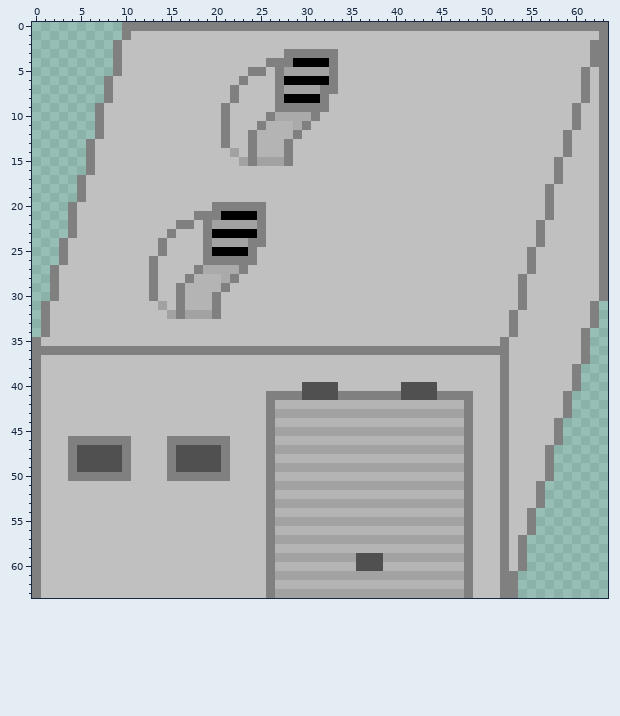
A pixel-art sprite gets an edit: res/build/sklad.png. Above: the version before the commit.
The file is 64x64 pixels. Colours within 5 levels of each other are drawn and written as one.
And afterwards:
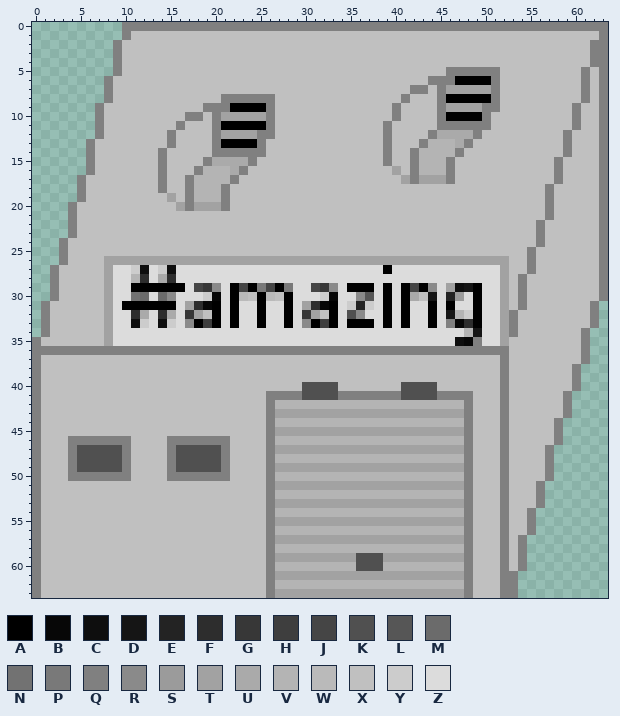
Palette (. is transparent): A #000000  B #070707  C #0e0e0e  D #151515  E #232323  F #2d2d2d  G #373737  H #3e3e3e  J #454545  K #505050  L #565656  M #6b6b6b  N #727272  P #797979  Q #808080  R #8a8a8a  S #9b9b9b  T #a2a2a2  U #aaaaaa  V #b4b4b4  W #bababa  X #c0c0c0  Y #cccccc  Z #dcdcdc
The edit:
@@ x 0..63 @@
  2 .........QXXXXXXXXXXXXXXXXXXXXXXXXXXXXXXXXXXXXXXXXXXXXXXXXXXXXQQ
- 3 .........QXXXXXXXXXXXXXXXXXXQQQQQQXXXXXXXXXXXXXXXXXXXXXXXXXXXXQQ
- 4 .........QXXXXXXXXXXXXXXXXQQQAAAAQXXXXXXXXXXXXXXXXXXXXXXXXXXXXQQ
- 5 .........QXXXXXXXXXXXXXXQQXQTTTTTQXXXXXXXXXXXXXXXXXXXXXXXXXXXQXQ
- 6 ........QXXXXXXXXXXXXXXQXXXQAAAAAQXXXXXXXXXXXXXXXXXXXXXXXXXXXQXQ
- 7 ........QXXXXXXXXXXXXXQXXXXQTTTTQQXXXXXXXXXXXXXXXXXXXXXXXXXXXQXQ
- 8 ........QXXXXXXXXXXXXXQXXXXQAAAAQXXXXXXXXXXXXXXXXXXXXXXXXXXXXQXQ
- 9 .......QXXXXXXXXXXXXXQXXXXXQQQQQQXXXXXXXXXXXXXXXXXXXXXXXXXXXQXXQ
-10 .......QXXXXXXXXXXXXXQXXXXQUUUUQXXXXXXXXXXXXXXXXXXXXXXXXXXXXQXXQ
-11 .......QXXXXXXXXXXXXXQXXXQVVVUQXXXXXXXXXXXXXXXXXXXXXXXXXXXXXQXXQ
-12 .......QXXXXXXXXXXXXXQXXQVVVVQXXXXXXXXXXXXXXXXXXXXXXXXXXXXXQXXXQ
-13 ......QXXXXXXXXXXXXXXQXXQVVVQXXXXXXXXXXXXXXXXXXXXXXXXXXXXXXQXXXQ
-14 ......QXXXXXXXXXXXXXXXTXQVVVQXXXXXXXXXXXXXXXXXXXXXXXXXXXXXXQXXXQ
-15 ......QXXXXXXXXXXXXXXXXTQTTTQXXXXXXXXXXXXXXXXXXXXXXXXXXXXXQXXXXQ
-16 ......QXXXXXXXXXXXXXXXXXXXXXXXXXXXXXXXXXXXXXXXXXXXXXXXXXXXQXXXXQ
-17 .....QXXXXXXXXXXXXXXXXXXXXXXXXXXXXXXXXXXXXXXXXXXXXXXXXXXXXQXXXXQ
-18 .....QXXXXXXXXXXXXXXXXXXXXXXXXXXXXXXXXXXXXXXXXXXXXXXXXXXXQXXXXXQ
-19 .....QXXXXXXXXXXXXXXXXXXXXXXXXXXXXXXXXXXXXXXXXXXXXXXXXXXXQXXXXXQ
-20 ....QXXXXXXXXXXXXXXXQQQQQQXXXXXXXXXXXXXXXXXXXXXXXXXXXXXXXQXXXXXQ
-21 ....QXXXXXXXXXXXXXQQQAAAAQXXXXXXXXXXXXXXXXXXXXXXXXXXXXXXXQXXXXXQ
-22 ....QXXXXXXXXXXXQQXQTTTTTQXXXXXXXXXXXXXXXXXXXXXXXXXXXXXXQXXXXXXQ
-23 ....QXXXXXXXXXXQXXXQAAAAAQXXXXXXXXXXXXXXXXXXXXXXXXXXXXXXQXXXXXXQ
-24 ...QXXXXXXXXXXQXXXXQTTTTQQXXXXXXXXXXXXXXXXXXXXXXXXXXXXXXQXXXXXXQ
-25 ...QXXXXXXXXXXQXXXXQAAAAQXXXXXXXXXXXXXXXXXXXXXXXXXXXXXXQXXXXXXXQ
-26 ...QXXXXXXXXXQXXXXXQQQQQQXXXXXXXXXXXXXXXXXXXXXXXXXXXXXXQXXXXXXXQ
-27 ..QXXXXXXXXXXQXXXXQUUUUQXXXXXXXXXXXXXXXXXXXXXXXXXXXXXXXQXXXXXXXQ
-28 ..QXXXXXXXXXXQXXXQVVVUQXXXXXXXXXXXXXXXXXXXXXXXXXXXXXXXQXXXXXXXXQ
-29 ..QXXXXXXXXXXQXXQVVVVQXXXXXXXXXXXXXXXXXXXXXXXXXXXXXXXXQXXXXXXXXQ
-30 ..QXXXXXXXXXXQXXQVVVQXXXXXXXXXXXXXXXXXXXXXXXXXXXXXXXXXQXXXXXXXXQ
-31 .QXXXXXXXXXXXXTXQVVVQXXXXXXXXXXXXXXXXXXXXXXXXXXXXXXXXXQXXXXXXXQ.
-32 .QXXXXXXXXXXXXXTQTTTQXXXXXXXXXXXXXXXXXXXXXXXXXXXXXXXXQXXXXXXXXQ.
-33 .QXXXXXXXXXXXXXXXXXXXXXXXXXXXXXXXXXXXXXXXXXXXXXXXXXXXQXXXXXXXXQ.
-34 .QXXXXXXXXXXXXXXXXXXXXXXXXXXXXXXXXXXXXXXXXXXXXXXXXXXXQXXXXXXXQ..
-35 QXXXXXXXXXXXXXXXXXXXXXXXXXXXXXXXXXXXXXXXXXXXXXXXXXXXQXXXXXXXXQ..
+ 3 .........QXXXXXXXXXXXXXXXXXXXXXXXXXXXXXXXXXXXXXXXXXXXXXXXXXXXXQQ
+ 4 .........QXXXXXXXXXXXXXXXXXXXXXXXXXXXXXXXXXXXXXXXXXXXXXXXXXXXXQQ
+ 5 .........QXXXXXXXXXXXXXXXXXXXXXXXXXXXXXXXXXXXXQQQQQQXXXXXXXXXQXQ
+ 6 ........QXXXXXXXXXXXXXXXXXXXXXXXXXXXXXXXXXXXQQQAAAAQXXXXXXXXXQXQ
+ 7 ........QXXXXXXXXXXXXXXXXXXXXXXXXXXXXXXXXXQQXQTTTTTQXXXXXXXXXQXQ
+ 8 ........QXXXXXXXXXXXXQQQQQQXXXXXXXXXXXXXXQXXXQAAAAAQXXXXXXXXXQXQ
+ 9 .......QXXXXXXXXXXXQQQAAAAQXXXXXXXXXXXXXQXXXXQTTTTQQXXXXXXXXQXXQ
+10 .......QXXXXXXXXXQQXQTTTTTQXXXXXXXXXXXXXQXXXXQAAAAQXXXXXXXXXQXXQ
+11 .......QXXXXXXXXQXXXQAAAAAQXXXXXXXXXXXXQXXXXXQQQQQQXXXXXXXXXQXXQ
+12 .......QXXXXXXXQXXXXQTTTTQQXXXXXXXXXXXXQXXXXQUUUUQXXXXXXXXXQXXXQ
+13 ......QXXXXXXXXQXXXXQAAAAQXXXXXXXXXXXXXQXXXQVVVUQXXXXXXXXXXQXXXQ
+14 ......QXXXXXXXQXXXXXQQQQQQXXXXXXXXXXXXXQXXQVVVVQXXXXXXXXXXXQXXXQ
+15 ......QXXXXXXXQXXXXQUUUUQXXXXXXXXXXXXXXQXXQVVVQXXXXXXXXXXXQXXXXQ
+16 ......QXXXXXXXQXXXQVVVUQXXXXXXXXXXXXXXXXTXQVVVQXXXXXXXXXXXQXXXXQ
+17 .....QXXXXXXXXQXXQVVVVQXXXXXXXXXXXXXXXXXXTQTTTQXXXXXXXXXXXQXXXXQ
+18 .....QXXXXXXXXQXXQVVVQXXXXXXXXXXXXXXXXXXXXXXXXXXXXXXXXXXXQXXXXXQ
+19 .....QXXXXXXXXXTXQVVVQXXXXXXXXXXXXXXXXXXXXXXXXXXXXXXXXXXXQXXXXXQ
+20 ....QXXXXXXXXXXXTQTTTQXXXXXXXXXXXXXXXXXXXXXXXXXXXXXXXXXXXQXXXXXQ
+21 ....QXXXXXXXXXXXXXXXXXXXXXXXXXXXXXXXXXXXXXXXXXXXXXXXXXXXXQXXXXXQ
+22 ....QXXXXXXXXXXXXXXXXXXXXXXXXXXXXXXXXXXXXXXXXXXXXXXXXXXXQXXXXXXQ
+23 ....QXXXXXXXXXXXXXXXXXXXXXXXXXXXXXXXXXXXXXXXXXXXXXXXXXXXQXXXXXXQ
+24 ...QXXXXXXXXXXXXXXXXXXXXXXXXXXXXXXXXXXXXXXXXXXXXXXXXXXXXQXXXXXXQ
+25 ...QXXXXXXXXXXXXXXXXXXXXXXXXXXXXXXXXXXXXXXXXXXXXXXXXXXXQXXXXXXXQ
+26 ...QXXXXTTTTTTTTTTTTTTTTTTTTTTTTTTTTTTTTTTTTTTTTTTTTTXXQXXXXXXXQ
+27 ..QXXXXXTZZYCZYCZZZZZZZZZZZZZZZZZZZZZZZAZZZZZZZZZZZZTXXQXXXXXXXQ
+28 ..QXXXXXTZZVFZUFZZZZZZZZZZZZZZZZZZZZZZZZZZZZZZZZZZZZTXQXXXXXXXXQ
+29 ..QXXXXXTZZAAAAAAZJGRZAJAPJAPZZJGRZAAAZAZAJARZTCDAZZTXQXXXXXXXXQ
+30 ..QXXXXXTZZNMZMRZZZYBZAWXAWXAZZZYBZZRLZAZAUXDZESZAZZTXQXXXXXXXXQ
+31 .QXXXXXXTZAAAAAAZTFBAZAZZAZZAZTFBAZYEYZAZAZZAZAZZAZZTXQXXXXXXXQ.
+32 .QXXXXXXTZZFUZFUZGTXAZAZZAZZAZGTXAZKRZZAZAZZAZDVYAZZTQXXXXXXXXQ.
+33 .QXXXXXXTZZCYZCYZRAHAZAZZAZZAZRAHAZAAAZAZAZZAZQBFAZZTQXXXXXXXXQ.
+34 .QXXXXXXTZZZZZZZZZZZZZZZZZZZZZZZZZZZZZZZZZZZZZZZVDZZTQXXXXXXXQ..
+35 QXXXXXXXTZZZZZZZZZZZZZZZZZZZZZZZZZZZZZZZZZZZZZZCBQZZTXXXXXXXXQ..
 36 QQQQQQQQQQQQQQQQQQQQQQQQQQQQQQQQQQQQQQQQQQQQQQQQQQQQQXXXXXXXXQ..
